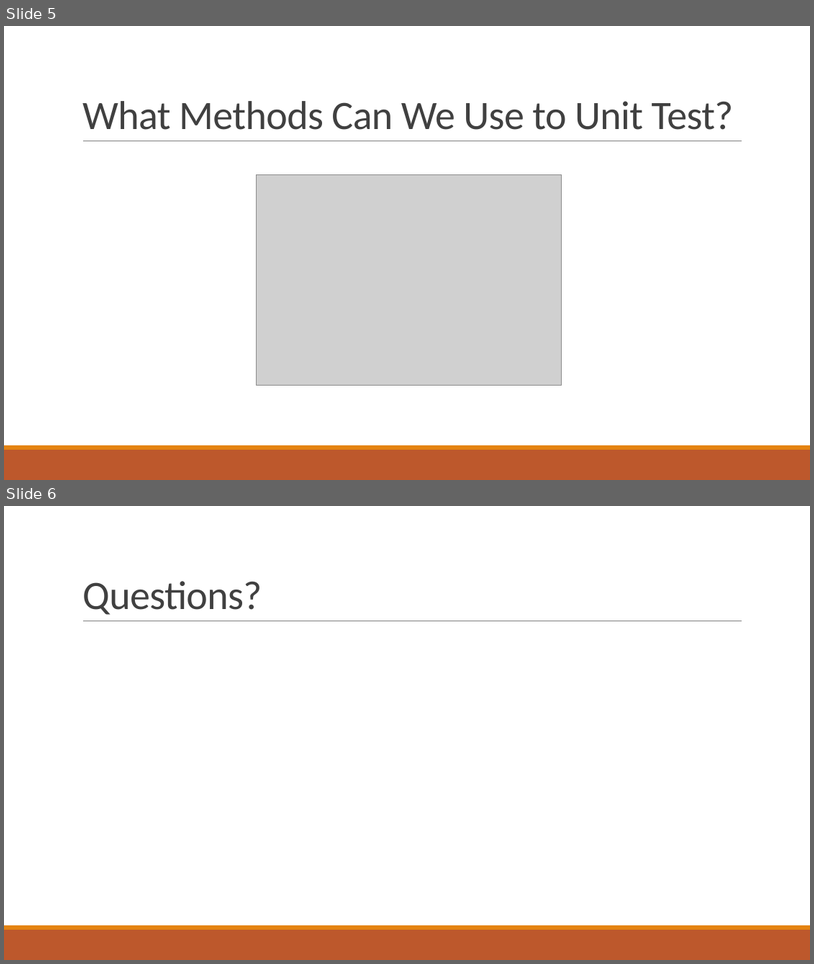
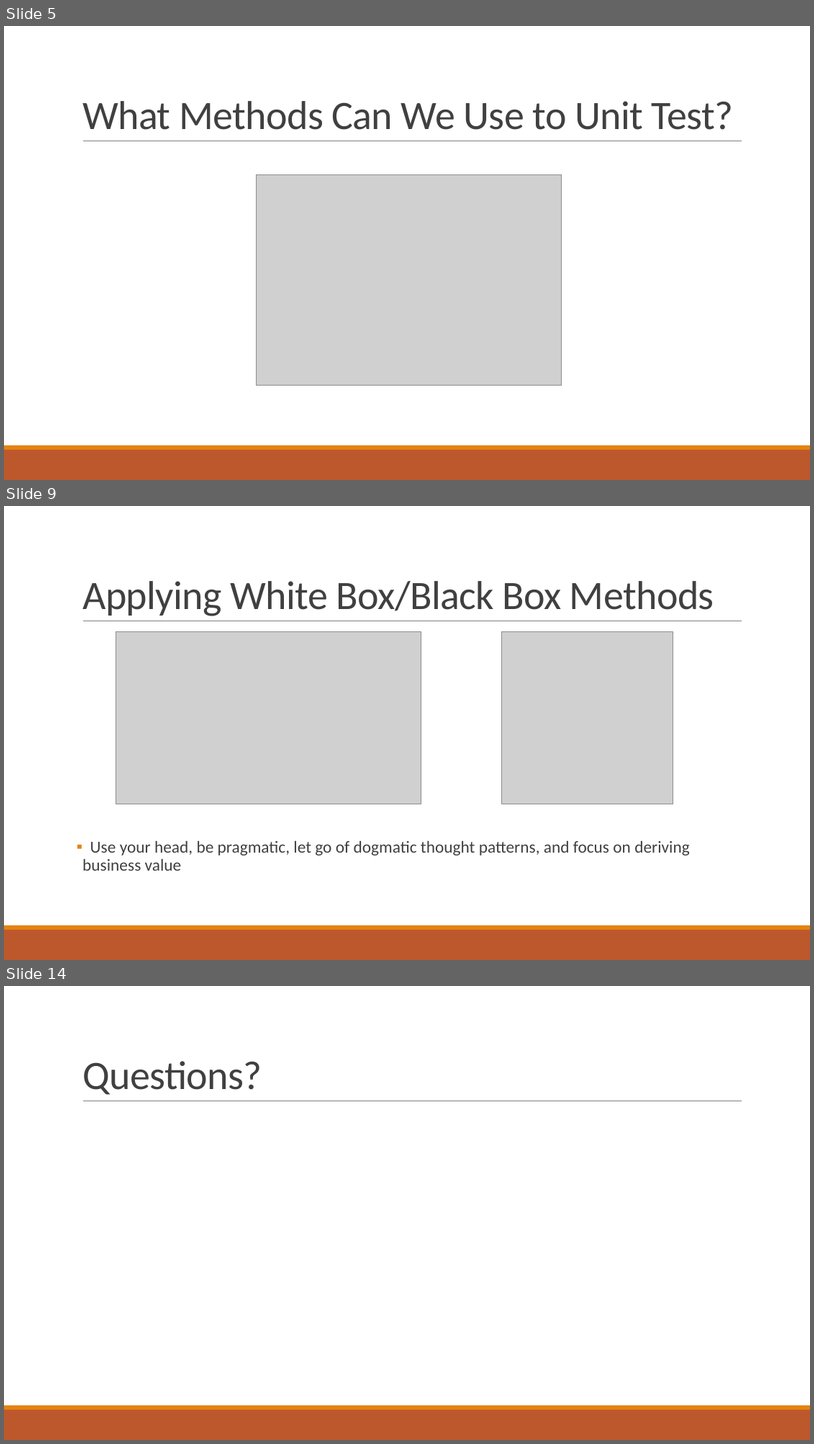
Before and after one commit to qccoders/presentations, a slide deck: QC Coders - All About Unit Testing.pptx. Shown one above the other, each under a label of ours: slides 5 and 6 before the commit, slides 5, 9 and 14 after it; the slides between them are not shown. The pictures are 814x964 and 814x1444 pixels, drawn with LibreOffice and Linux fonts; fonts in the diff are those of the drawing; grey boxes stand for pictures. Boxes give left, top, right and bottom in pixels: in the first picture for what was removed or moved away, otherwise in the second. Text is boxed around its words. In the diff, an @@ line names an element or a change of style, - is before the commit and + after.

```diff
--- a/QC Coders - All About Unit Testing.pptx
+++ b/QC Coders - All About Unit Testing.pptx
@@ slide 9 added at (4,506,810,960), background #FFFFFF; not listed: 3 template elements that a slide beside it also shows @@
@@ title added at (82,581,715,616), 48 pt, text #404040 @@
+Applying White Box/Black Box Methods
@@ picture added at (116,632,421,803) @@
@@ picture added at (502,632,674,803) @@
@@ text added at (82,841,690,870), 20 pt, text #404040 @@
+▪ Use your head, be pragmatic, let go of dogmatic thought patterns, and focus on deriving business value
@@ what was slide 6 is now slide 14 @@
```
Also in this commit, not shown: 7 other slides added.
